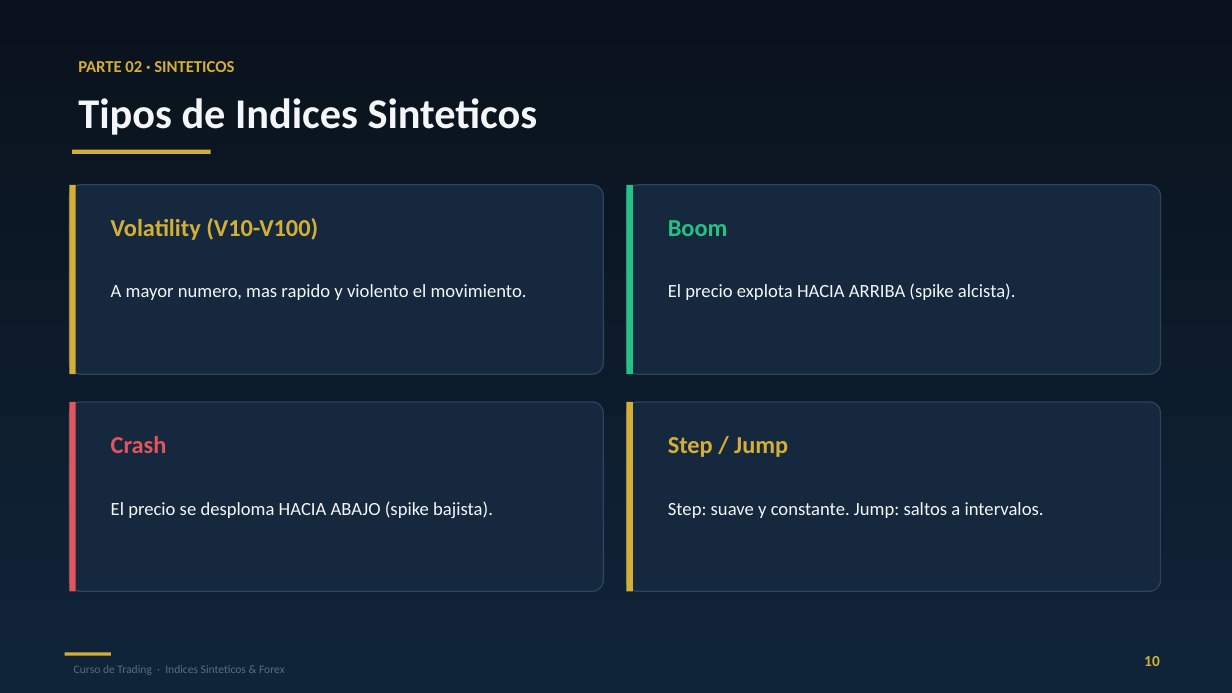
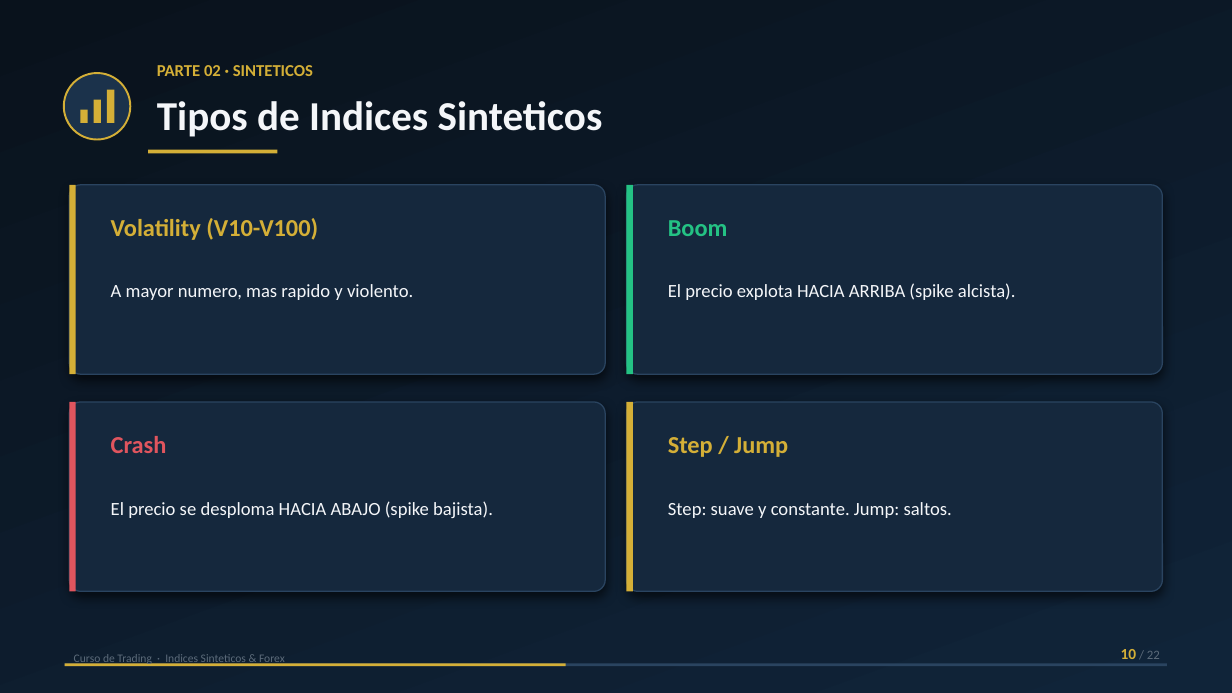
Before and after one commit to daac-gif/curso-trading, a slide deck: slide 10 of diapositivas/Clase_01_PREMIUM.pptx. Drawn at 1232x693 pixels with LibreOffice and Linux fonts; fonts in the diff are those of the drawing. Boxes give left, top, right and bottom in pixels: in the first picture for what was removed or moved away, otherwise in the second. Text is boxed around its words. In the diff, an @@ line names an element or a change of style, - is before the commit and + after.

```diff
--- a/diapositivas/Clase_01_PREMIUM.pptx
+++ b/diapositivas/Clase_01_PREMIUM.pptx
@@ text "PARTE 02 · SINTETICOS": place and size @@
-text "PARTE 02 · SINTETICOS" at [78, 61, 234, 72]
+text "PARTE 02 · SINTETICOS" at [157, 65, 313, 76]
@@ ellipse added at [64, 73, 130, 140], fill #1B324B, outline #D4AF37 1.5 pt @@
@@ text "Tipos de Indices Sinteticos": place and size @@
-text "Tipos de Indices Sinteticos" at [78, 98, 538, 135]
+text "Tipos de Indices Sinteticos" at [157, 101, 603, 137]
@@ text "Tipos de Indices Sinteticos" at [157, 101, 603, 137]: size 33 to 32 pt @@
@@ rectangle added at [80, 110, 88, 123], fill #D4AF37 @@
@@ rectangle added at [93, 100, 101, 123], fill #D4AF37 @@
@@ rectangle added at [107, 90, 115, 123], fill #D4AF37 @@
@@ rectangle: place and size @@
-rectangle at [72, 150, 211, 153]
+rectangle at [148, 150, 277, 153]
@@ text at [111, 284, 413, 300]: text changed @@
-A mayor numero, mas rapido y violento el movimiento.
+A mayor numero, mas rapido y violento.
@@ shadow on in 4 elements at [69, 185, 605, 374], [627, 185, 1163, 374], [69, 402, 605, 592], [627, 402, 1163, 592] @@
@@ text at [668, 502, 952, 518]: text changed @@
-Step: suave y constante. Jump: saltos a intervalos.
+Step: suave y constante. Jump: saltos.
@@ text "Curso de Trading · Indices ...": place and size @@
-text "Curso de Trading · Indices ..." at [74, 665, 285, 675]
+text "Curso de Trading · Indices ..." at [74, 654, 285, 666]
@@ rectangle removed at [65, 653, 111, 656] @@
@@ text at [1121, 649, 1160, 659]: text changed; size 12 to 10 pt; text colour #D4AF37 to #5C6B7A; bold off @@
-10
+10 / 22
@@ rectangle added at [65, 664, 1167, 666], fill #2A4460 @@
@@ rectangle added at [65, 664, 566, 666], fill #D4AF37 @@
```
Also in this commit, not shown: 21 other slides changed.
